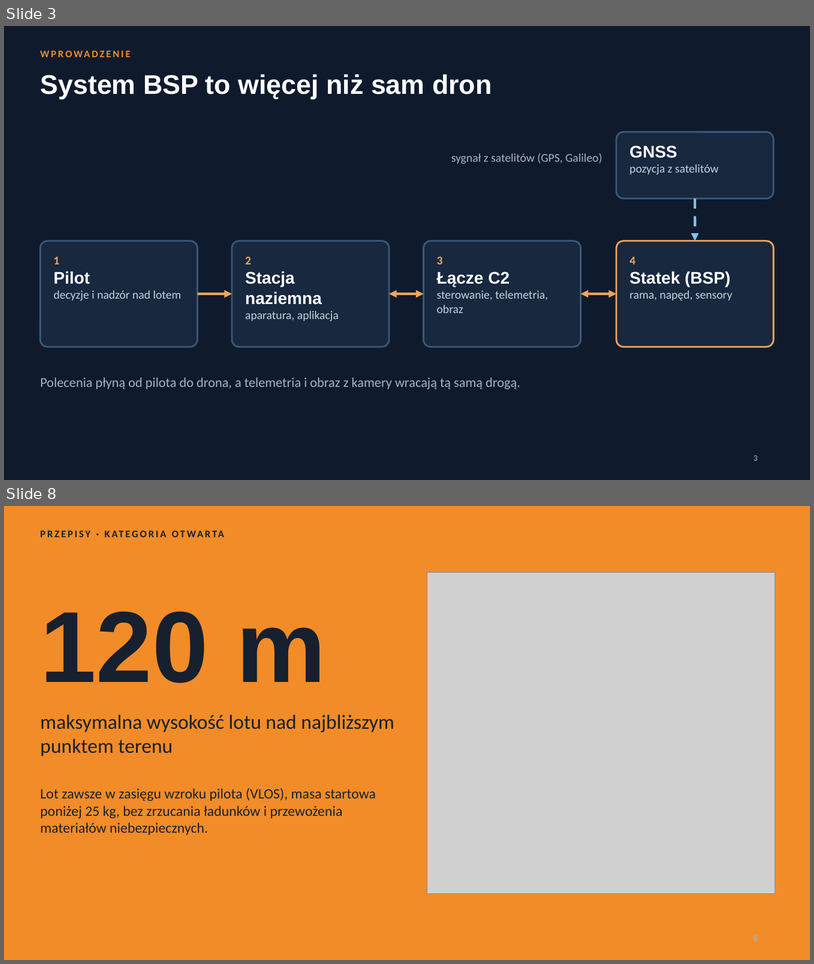
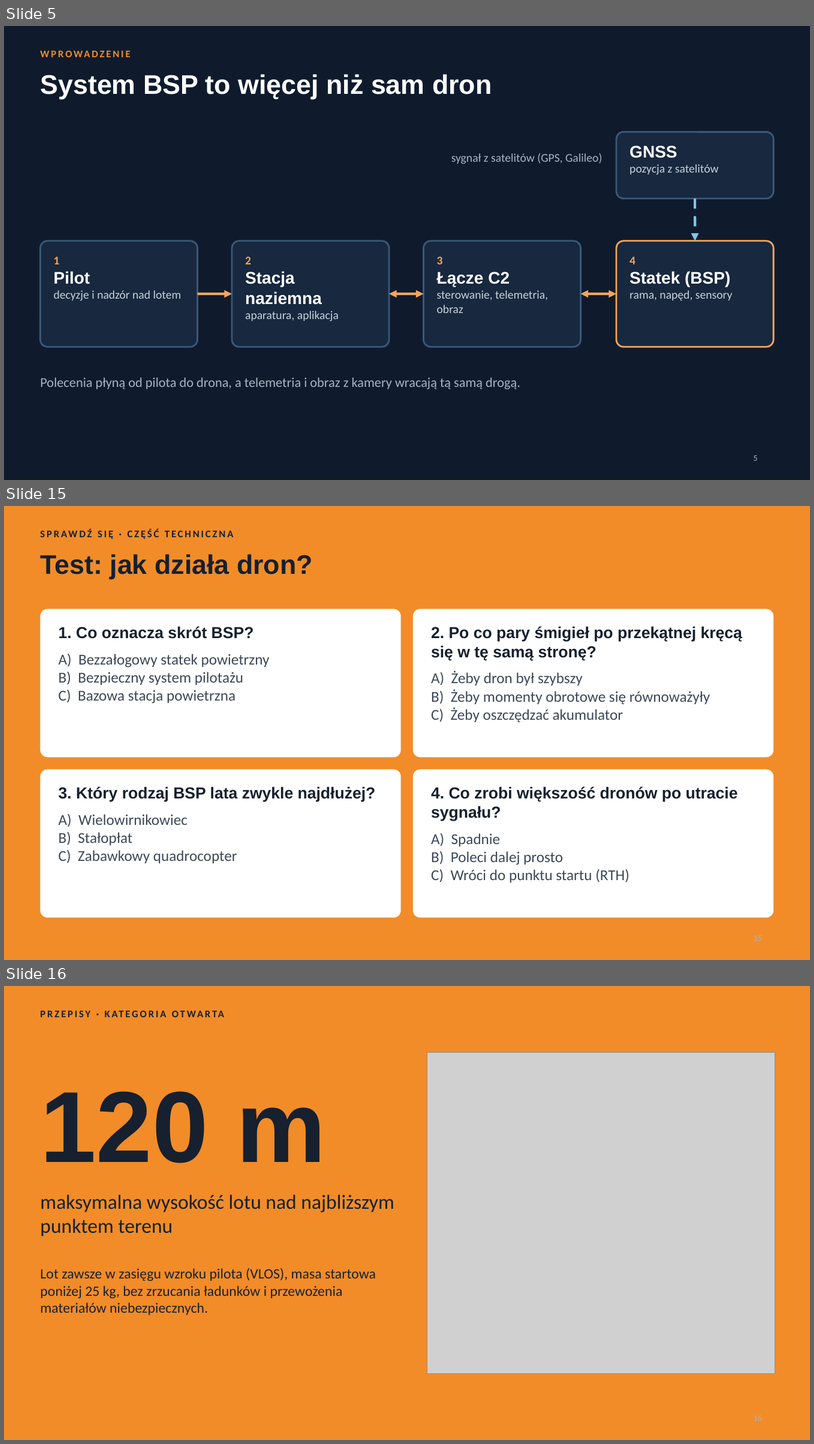
Before and after one commit to Pawel202685/psychic-octo-invention, a slide deck: Ogolna_wiedza_o_BSP.pptx. Shown one above the other, each under a label of ours: slides 3 and 8 before the commit, slides 5, 15 and 16 after it; the slides between them are not shown. The pictures are 814x964 and 814x1444 pixels, drawn with LibreOffice and Linux fonts; fonts in the diff are those of the drawing; grey boxes stand for pictures. Boxes give left, top, right and bottom in pixels: in the first picture for what was removed or moved away, otherwise in the second. Text is boxed around its words. In the diff, an @@ line names an element or a change of style, - is before the commit and + after.

```diff
--- a/Ogolna_wiedza_o_BSP.pptx
+++ b/Ogolna_wiedza_o_BSP.pptx
@@ slide 15 added at [4,506,810,960], background #F28C28 @@
@@ text added at [128,529,159,539], 12 pt, text #16202E, bold @@
+SPRAWDŹ SIĘ · CZĘŚĆ TECHNICZNA
@@ title added at [40,554,313,579], 32 pt, text #16202E, bold @@
+Test: jak działa dron?
@@ rounded rectangle added at [40,609,401,757], fill #FFFFFF @@
@@ rounded rectangle added at [413,609,773,757], fill #FFFFFF @@
@@ text added at [59,626,270,703], 18 pt, text #3D4756 @@
+1. Co oznacza skrót BSP?
+A) Bezzałogowy statek powietrzny
+B) Bezpieczny system pilotażu
+C) Bazowa stacja powietrzna
@@ text added at [431,626,743,722], 18 pt, text #3D4756 @@
+2. Po co pary śmigieł po przekątnej kręcą się w tę samą stronę?
+A) Żeby dron był szybszy
+B) Żeby momenty obrotowe się równoważyły
+C) Żeby oszczędzać akumulator
@@ rounded rectangle added at [40,769,401,918], fill #FFFFFF @@
@@ rounded rectangle added at [413,769,773,918], fill #FFFFFF @@
@@ text added at [59,786,376,863], 18 pt, text #3D4756 @@
+3. Który rodzaj BSP lata zwykle najdłużej?
+A) Wielowirnikowiec
+B) Stałopłat
+C) Zabawkowy quadrocopter
@@ text added at [431,786,738,882], 18 pt, text #3D4756 @@
+4. Co zrobi większość dronów po utracie sygnału?
+A) Spadnie
+B) Poleci dalej prosto
+C) Wróci do punktu startu (RTH)
@@ page number added at [754,935,762,940], 10 pt, text #A9B4C2 @@
+15
@@ what was slide 3 is now slide 5 @@
@@ page number at [754,455,758,460]: text changed @@
-3
+5
@@ what was slide 8 is now slide 16 @@
@@ page number at [754,1414,762,1420]: text changed @@
-8
+16
```
Also in this commit, not shown: 6 slides changed, 14 other slides added.
